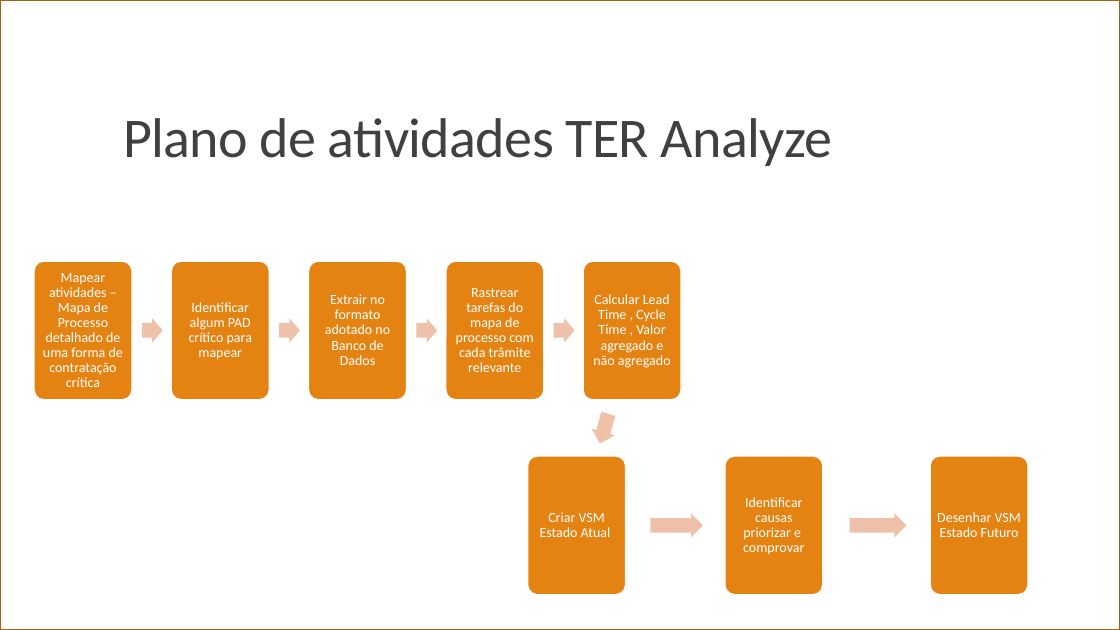
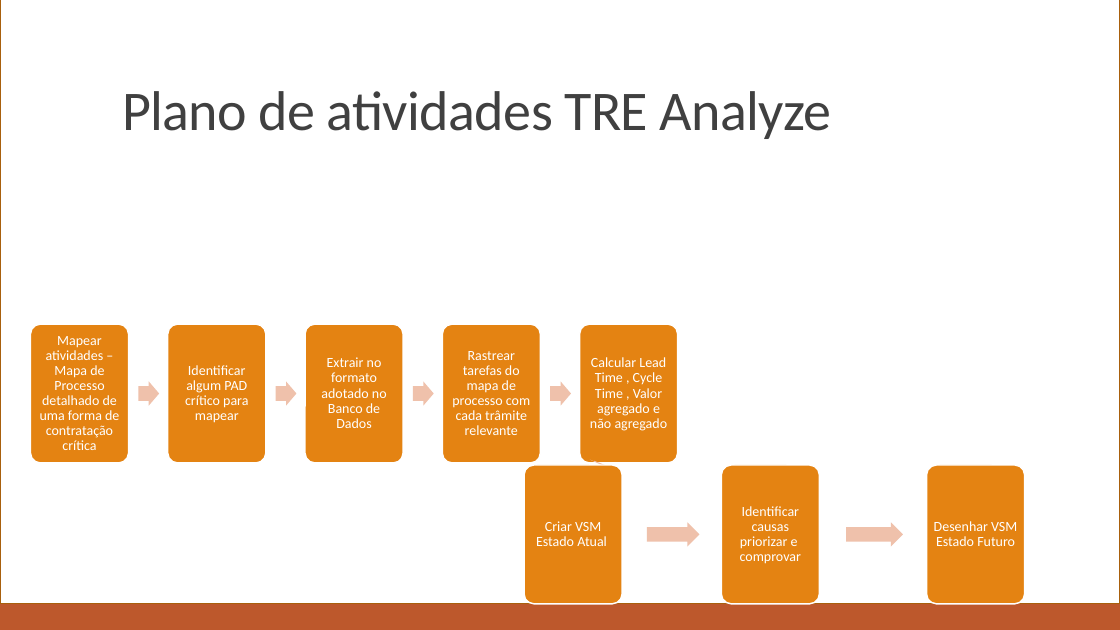
Before and after one commit to ruhansanabria/Puc_Lean2016, a slide deck: slide 14 of Apresentações/TRE DMAIC - Analyze.pptx (slide 11 before the commit). Drawn at 1120x630 pixels with LibreOffice and Linux fonts; fonts in the diff are those of the drawing. Boxes give left, top, right and bottom in pixels: in the first picture for what was removed or moved away, otherwise in the second. Text is boxed around its words. In the diff, an @@ line names an element or a change of style, - is before the commit and + after.

Commit message:
Add files via upload
Atualizados valores na apresentacao , indice

```diff
--- a/Apresentações/TRE DMAIC - Analyze.pptx
+++ b/Apresentações/TRE DMAIC - Analyze.pptx
@@ rectangle: place and size @@
-rectangle at [0,0,1120,630]
+rectangle at [0,0,1120,604]
@@ text at [122,91,831,139]: text changed @@
-Plano de atividades TER Analyze
+Plano de atividades TRE Analyze
@@ 5 texts, 5 rounded rectangles, 4 right arrows: place and size @@
-5 texts, 5 rounded rectangles, 4 right arrows at [34,261,681,400]
+5 texts, 5 rounded rectangles, 4 right arrows at [30,324,678,463]
@@ right arrow at [590,459,613,469]: rotation 105 to 111 degrees @@
@@ 3 texts, 3 rounded rectangles, 2 right arrows: place and size @@
-3 texts, 3 rounded rectangles, 2 right arrows at [528,456,1028,595]
+3 texts, 3 rounded rectangles, 2 right arrows at [524,465,1025,604]
```
Also in this commit, not shown: 6 other slides changed, 3 slides added.
